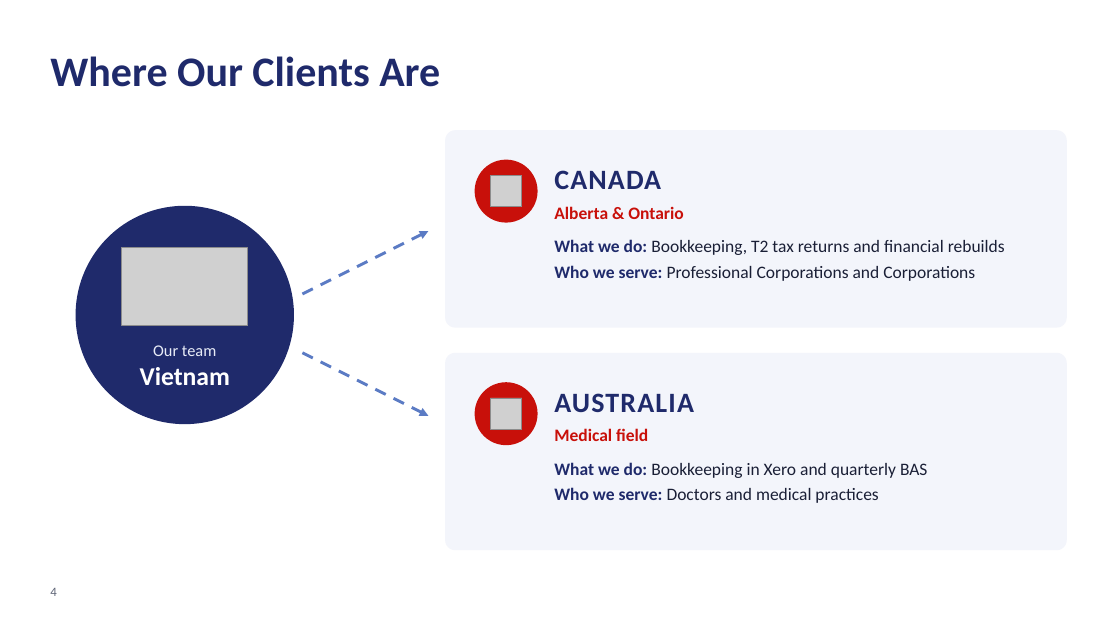
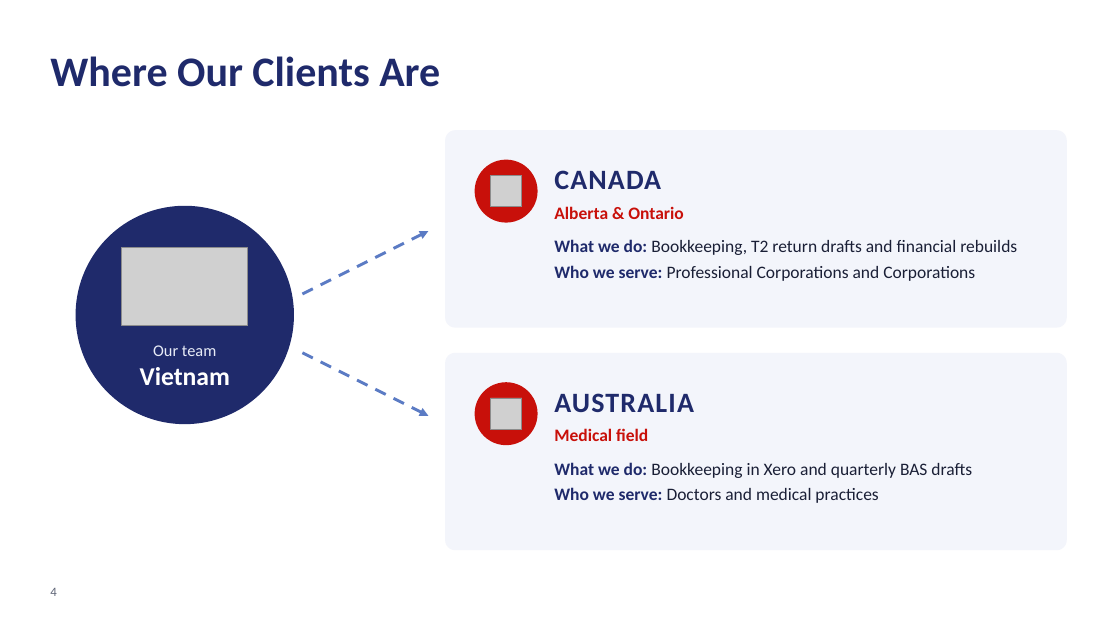
Before and after one commit to alvinjohnrheycamacho-source/Presentation-Deck, a slide deck: slide 4 of Lotus BPO - Conference Deck.pptx. Drawn at 1120x630 pixels with LibreOffice and Linux fonts; fonts in the diff are those of the drawing; grey boxes stand for pictures; background and template pictures are left out. Boxes give left, top, right and bottom in pixels: in the first picture for what was removed or moved away, otherwise in the second. Text is boxed around its words. In the diff, an @@ line names an element or a change of style, - is before the commit and + after.

```diff
--- a/Lotus BPO - Conference Deck.pptx
+++ b/Lotus BPO - Conference Deck.pptx
@@ text at (554, 239, 1017, 255): text changed @@
-What we do: Bookkeeping, T2 tax returns and financial rebuilds
+What we do: Bookkeeping, T2 return drafts and financial rebuilds
@@ text at (554, 462, 972, 478): text changed @@
-What we do: Bookkeeping in Xero and quarterly BAS
+What we do: Bookkeeping in Xero and quarterly BAS drafts
```
Also in this commit, not shown: 4 other slides changed, 2 slides added, 1 slide removed, 1 other file.
